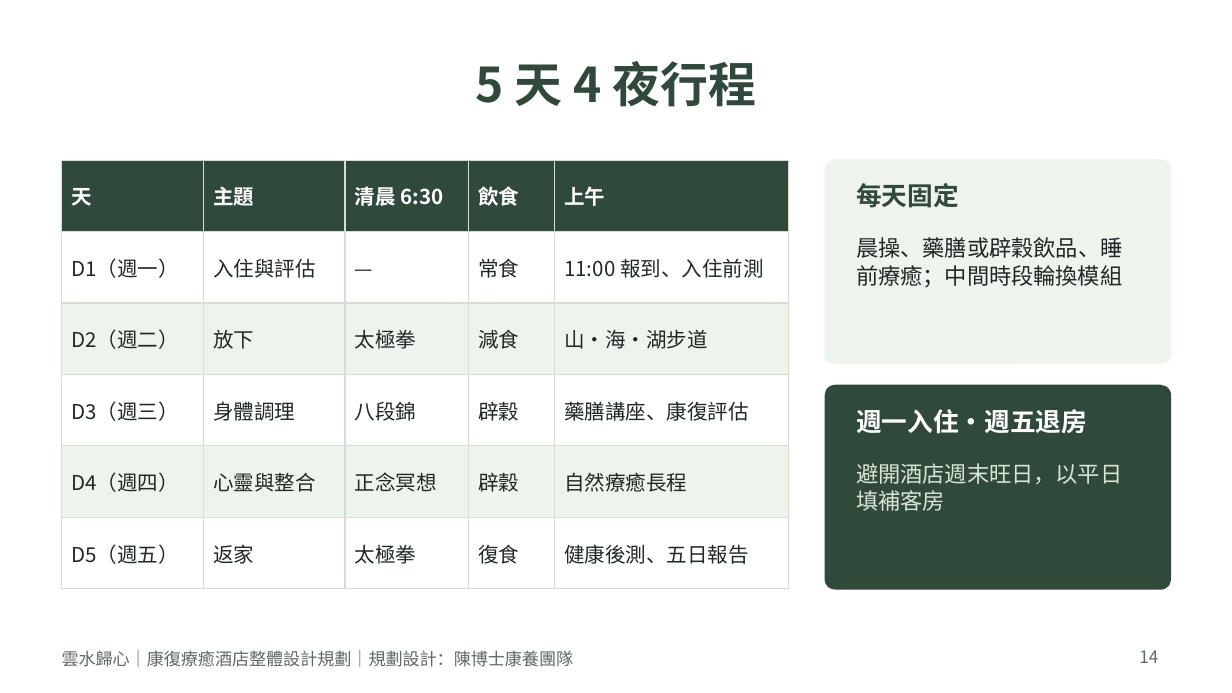
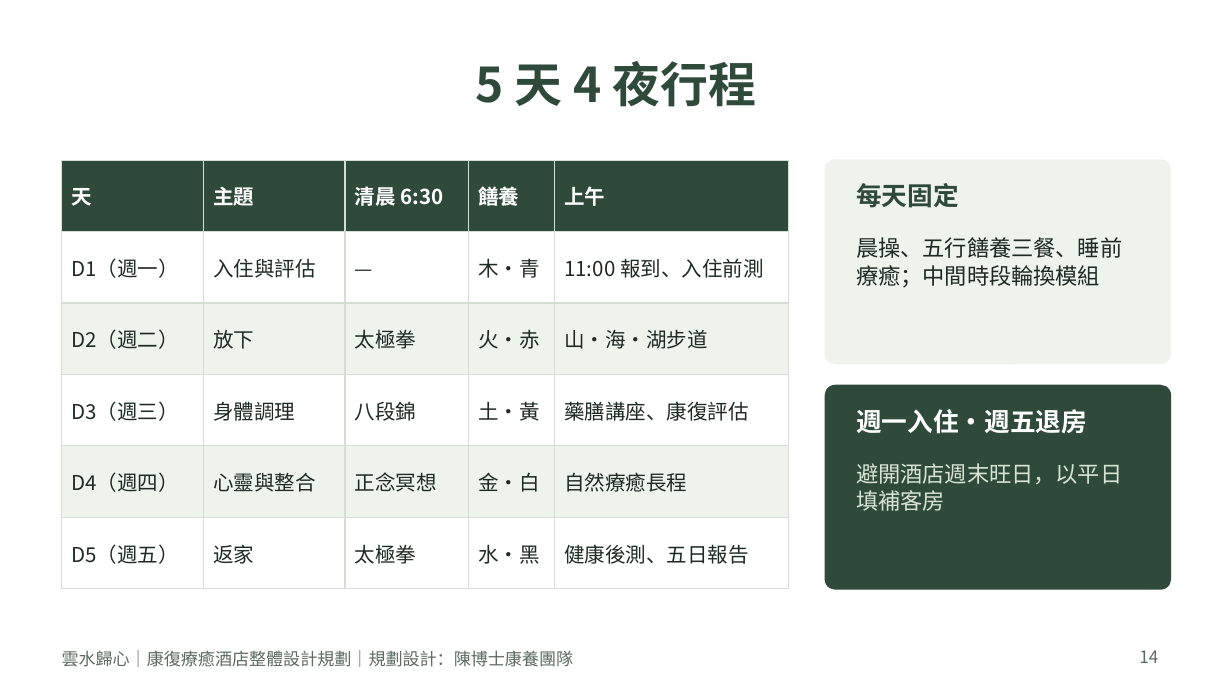
Before and after one commit to yes039/yes039, a slide deck: slide 14 of 雲水歸心_康復療癒酒店整體設計規劃.pptx. Drawn at 1232x693 pixels with LibreOffice and Linux fonts; fonts in the diff are those of the drawing. Boxes give left, top, right and bottom in pixels: in the first picture for what was removed or moved away, otherwise in the second. Text is boxed around its words. In the diff, an @@ line names an element or a change of style, - is before the commit and + after.

```diff
--- a/雲水歸心_康復療癒酒店整體設計規劃.pptx
+++ b/雲水歸心_康復療癒酒店整體設計規劃.pptx
@@ table at box(62, 160, 788, 568) @@
-row 1, column 4: 飲食
+row 1, column 4: 饍養
-row 2, column 4: 常食
+row 2, column 4: 木・青
-row 3, column 4: 減食
+row 3, column 4: 火・赤
-row 4, column 4: 辟穀
+row 4, column 4: 土・黃
-row 5, column 4: 辟穀
+row 5, column 4: 金・白
-row 6, column 4: 復食
+row 6, column 4: 水・黑
@@ text at box(856, 237, 1122, 288): text changed @@
-晨操、藥膳或辟穀飲品、睡前療癒；中間時段輪換模組
+晨操、五行饍養三餐、睡前療癒；中間時段輪換模組
```
Also in this commit, not shown: 3 other slides changed, 1 slide added, 1 slide removed, 1 other file.
